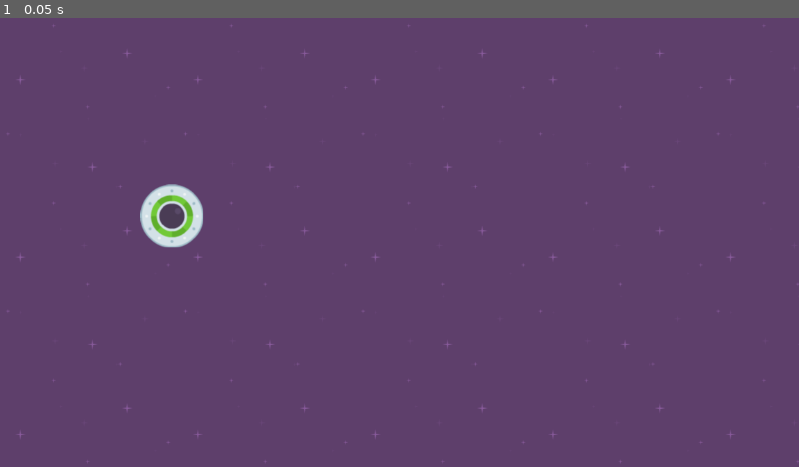
Above: before the commit, frame 1.
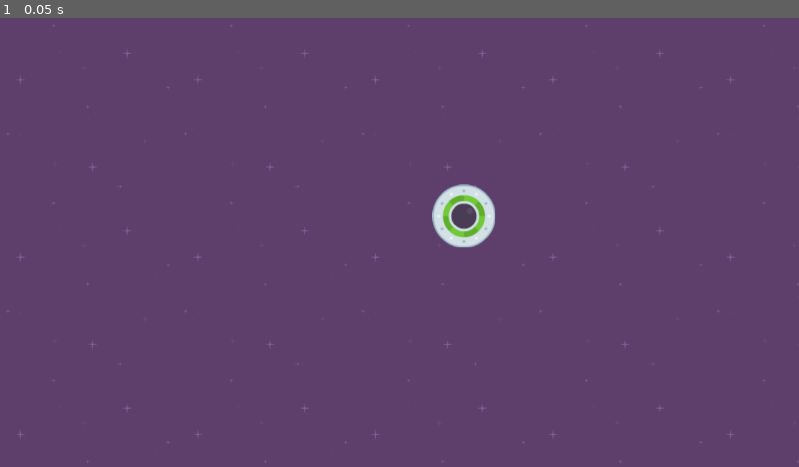
Above: after the commit, the same moment.

Repository: BurkusCat/godot_2d_course_projects
Game: Godot game, scene res://level_1.tscn
Same seed, same stepped clock (60 frames per second), same inputs: the game is played once before the commit and once after it.
Inputs:
- Up to frame 1 (0.05 s): no input

The runs differ from the first frame. In frame 1, 1.5% of the frame differs, in the area x 17-62%, y 36-52%.

Commit message:
2.8 Draw Order & Z Index

Diff:
--- a/speedy_saucer/level_1.tscn
+++ b/speedy_saucer/level_1.tscn
@@ -6,10 +6,11 @@
 [node name="Level1" type="Node2D"]
 
 [node name="Background" type="TextureRect" parent="."]
+z_index = -100
 offset_right = 1152.0
 offset_bottom = 648.0
 texture = ExtResource("1_0wwok")
 stretch_mode = 1
 
 [node name="Parent" parent="." instance=ExtResource("2_xmlws")]
-position = Vector2(248, 286)
+position = Vector2(669, 286)
